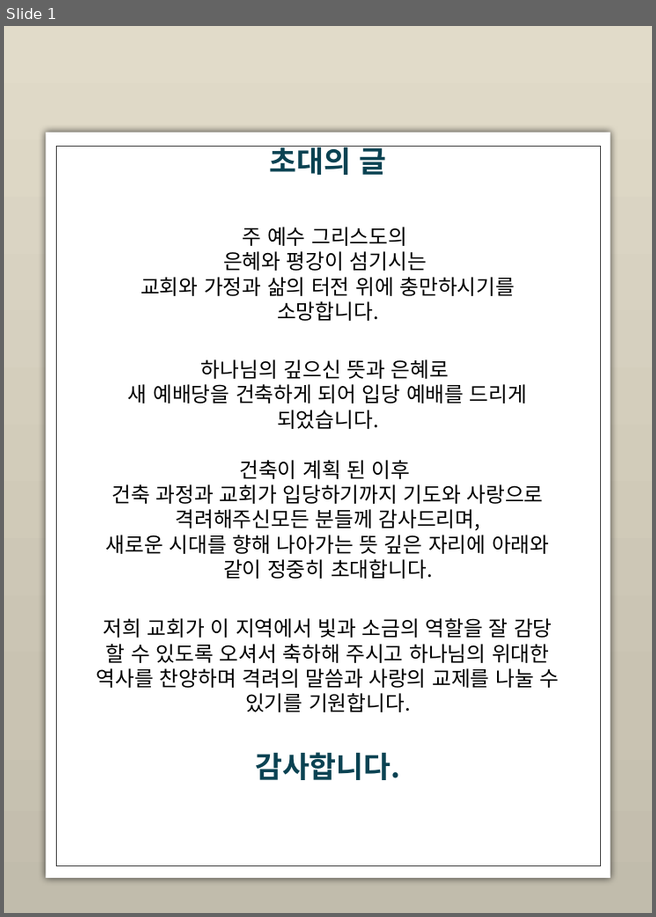
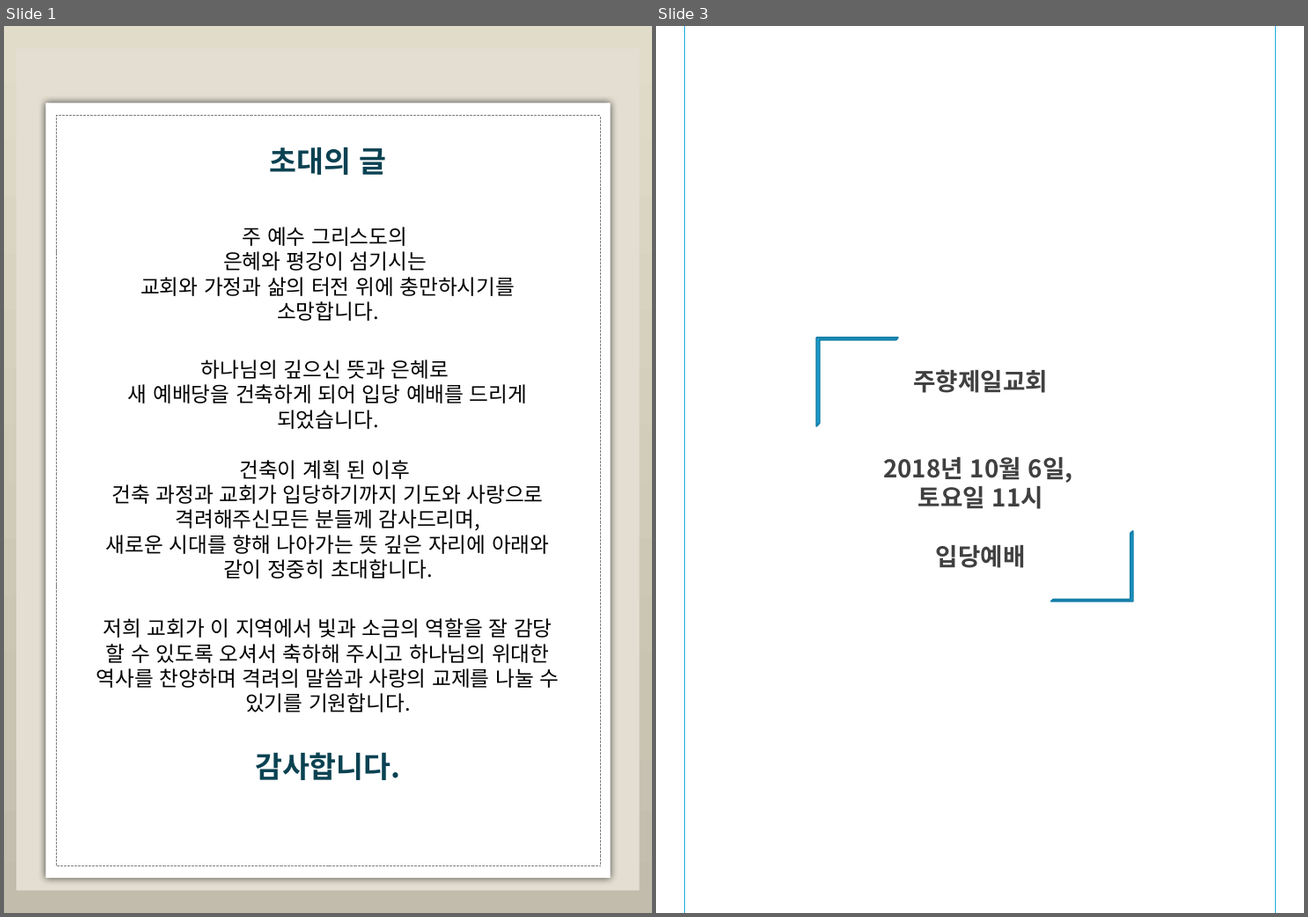
Before and after one commit to jlife0113/juhyang, a slide deck: doc/프레젠테이션1.pptx. Shown side by side, each under a label of ours: slide 1 before the commit, slides 1 and 3 after it; the slides between them are not shown. The pictures are 656x917 and 1308x917 pixels, drawn with LibreOffice and Linux fonts; fonts in the diff are those of the drawing; background and template pictures are left out. Boxes give left, top, right and bottom in pixels: in the first picture for what was removed or moved away, otherwise in the second. Text is boxed around its words. In the diff, an @@ line names an element or a change of style, - is before the commit and + after.

```diff
--- a/doc/프레젠테이션1.pptx
+++ b/doc/프레젠테이션1.pptx
@@ slide 3 added at bbox=[656, 26, 1304, 913], background #FFFFFF @@
@@ group added at bbox=[685, 26, 1275, 912]: 2 half frames, 2 lines, 1 text @@
+주향제일교회
+2018년 10월 6일,
+토요일 11시
+입당예배
@@ slide 1 changed as well @@
@@ rectangle added at bbox=[16, 49, 639, 890], fill #E3DED1 @@
@@ rectangle: place and size @@
-rectangle at bbox=[45, 132, 609, 878]
+rectangle at bbox=[45, 103, 609, 876]
@@ rectangle: place and size @@
-rectangle at bbox=[57, 146, 601, 865]
+rectangle at bbox=[57, 116, 601, 866]
@@ rectangle at bbox=[57, 116, 601, 866]: outline #404040 0.5 pt to #808080 0.5 pt dashed @@
```
Also in this commit, not shown: 2 other slides changed, 4 other slides added, 3 slides removed, 5 other files.
